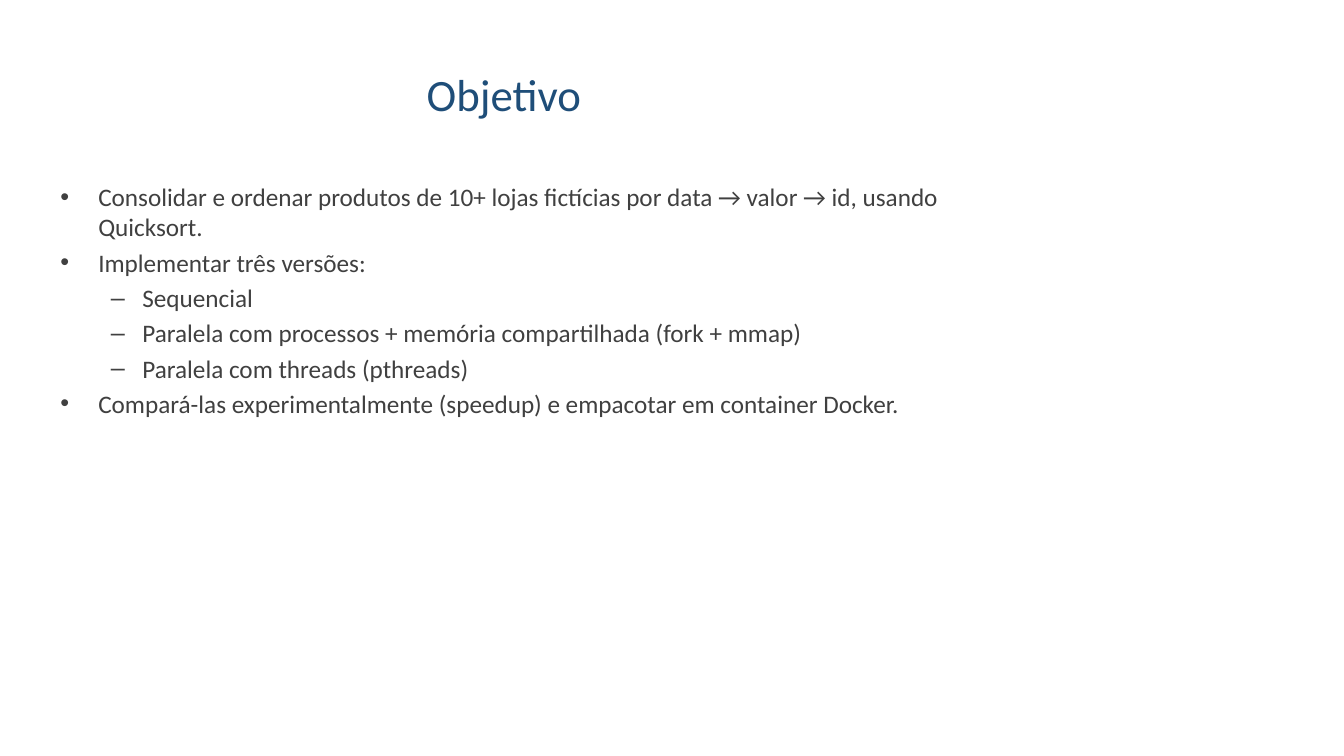
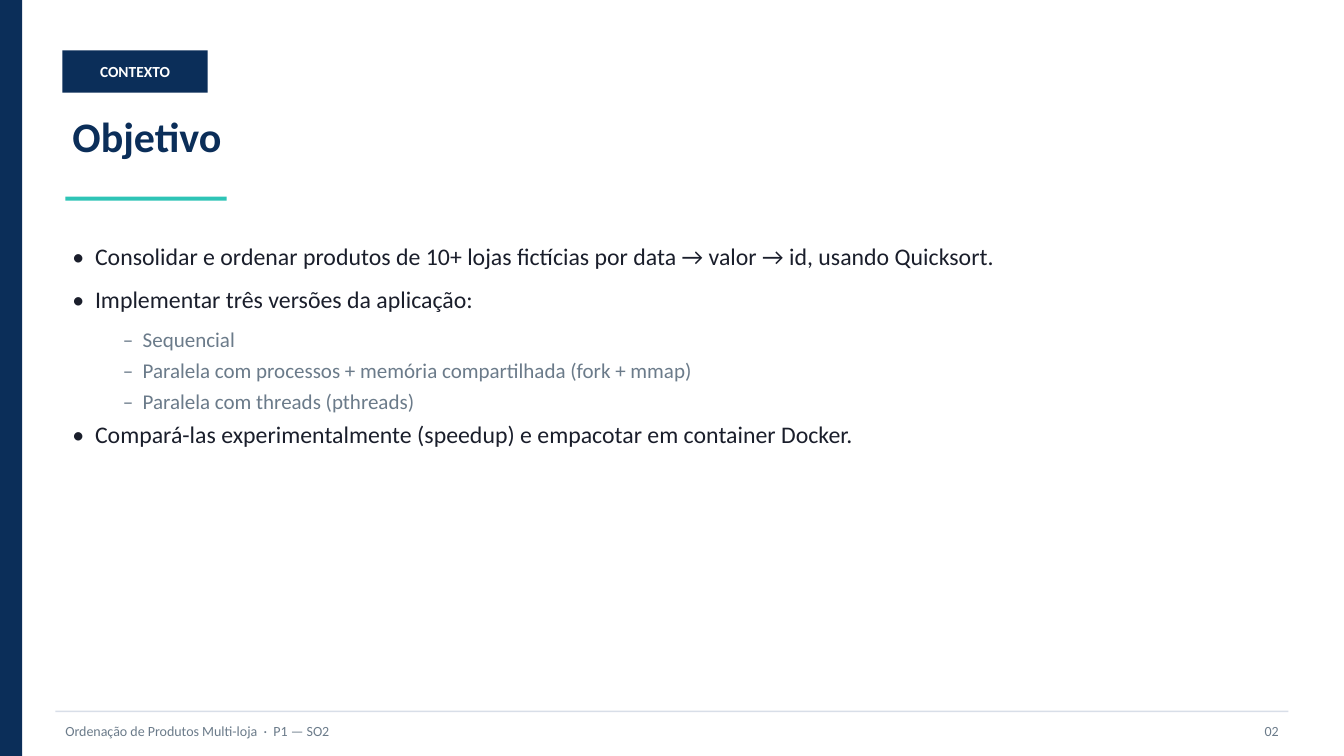
Before and after one commit to Abranches4434/Projeto_Ordena-o_De_Vetores, a slide deck: slide 2 of documentacao/apresentacao.pptx. Drawn at 1344x756 pixels with LibreOffice and Linux fonts; fonts in the diff are those of the drawing. Boxes give left, top, right and bottom in pixels: in the first picture for what was removed or moved away, otherwise in the second. Text is boxed around its words. In the diff, an @@ line names an element or a change of style, - is before the commit and + after.

```diff
--- a/documentacao/apresentacao.pptx
+++ b/documentacao/apresentacao.pptx
@@ rectangle added at [0, 0, 22, 756], fill #0B2E59 @@
@@ rectangle added at [63, 50, 208, 93], fill #0B2E59, 11 pt, text #FFFFFF, bold @@
+CONTEXTO
@@ text "Objetivo": place and size @@
-text "Objetivo" at [427, 80, 581, 119]
+text "Objetivo" at [72, 122, 221, 159]
@@ text "Objetivo" at [72, 122, 221, 159]: size 32 to 30 pt, text colour #1F4E79 to #0B2E59, bold on; alignment centre to left; vertical alignment middle to top @@
@@ rectangle added at [66, 197, 227, 201], fill #2EC4B6 @@
@@ text at [95, 248, 994, 447]: text changed; size 18 to 17 pt; text colour #404040 to #1A1E2B @@
-• Consolidar e ordenar produtos de 10+ lojas fictícias por data → valor → id, usando Quicksort.
-• Implementar três versões:
-  – Sequencial
-  – Paralela com processos + memória compartilhada (fork + mmap)
-  – Paralela com threads (pthreads)
-• Compará-las experimentalmente (speedup) e empacotar em container Docker.
+• Consolidar e ordenar produtos de 10+ lojas fictícias por data → valor → id, usando Quicksort.
+• Implementar três versões da aplicação:
+  – Sequencial
+  – Paralela com processos + memória compartilhada (fork + mmap)
+  – Paralela com threads (pthreads)
+• Compará-las experimentalmente (speedup) e empacotar em container Docker.
@@ rectangle added at [55, 711, 1289, 713], fill #D8DEE8 @@
@@ text added at [65, 726, 330, 739], 10 pt, text #6B7B8A @@
+Ordenação de Produtos Multi-loja · P1 — SO2
@@ text added at [1265, 727, 1279, 736], 10 pt, text #6B7B8A @@
+02
```
Also in this commit, not shown: 5 other slides changed, 1 slide added, 1 slide removed, 1 other file.
